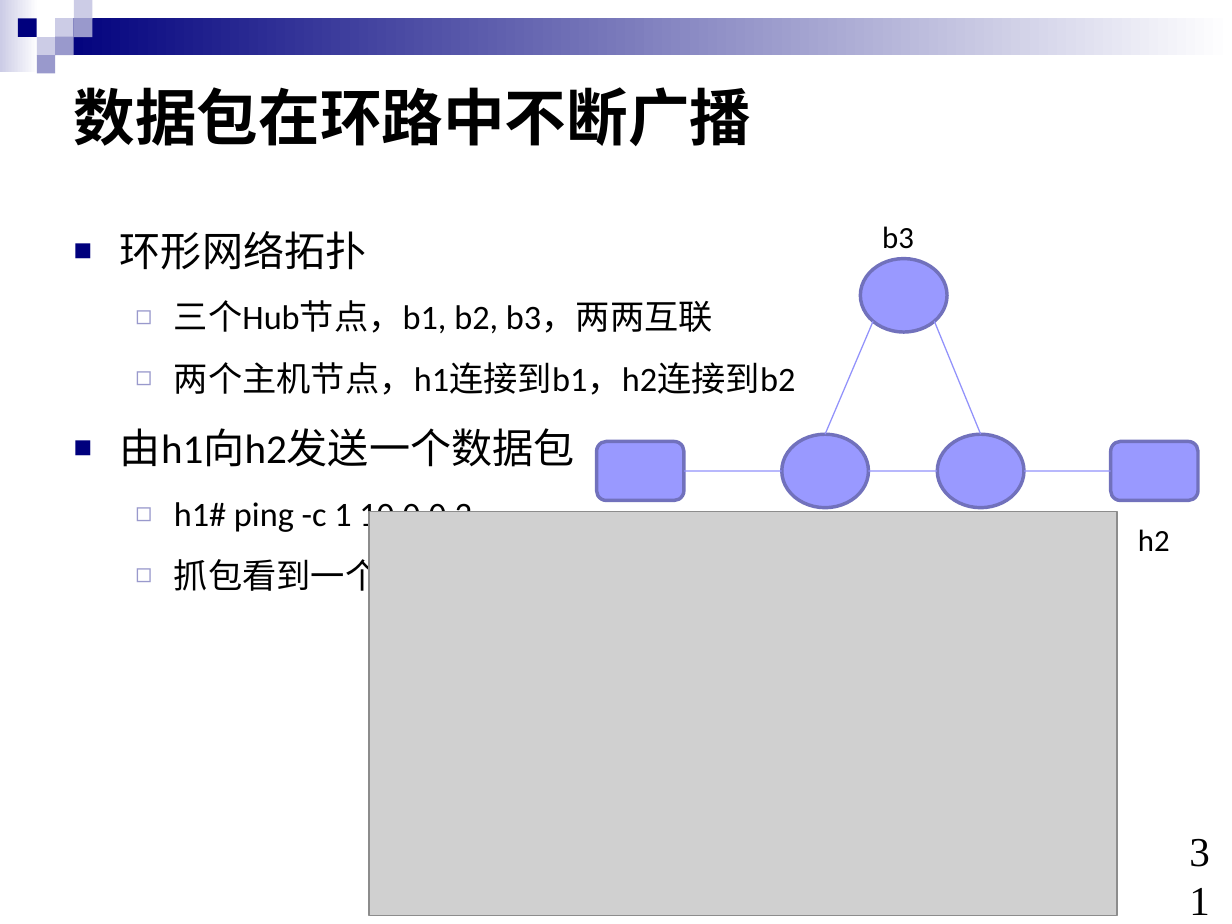
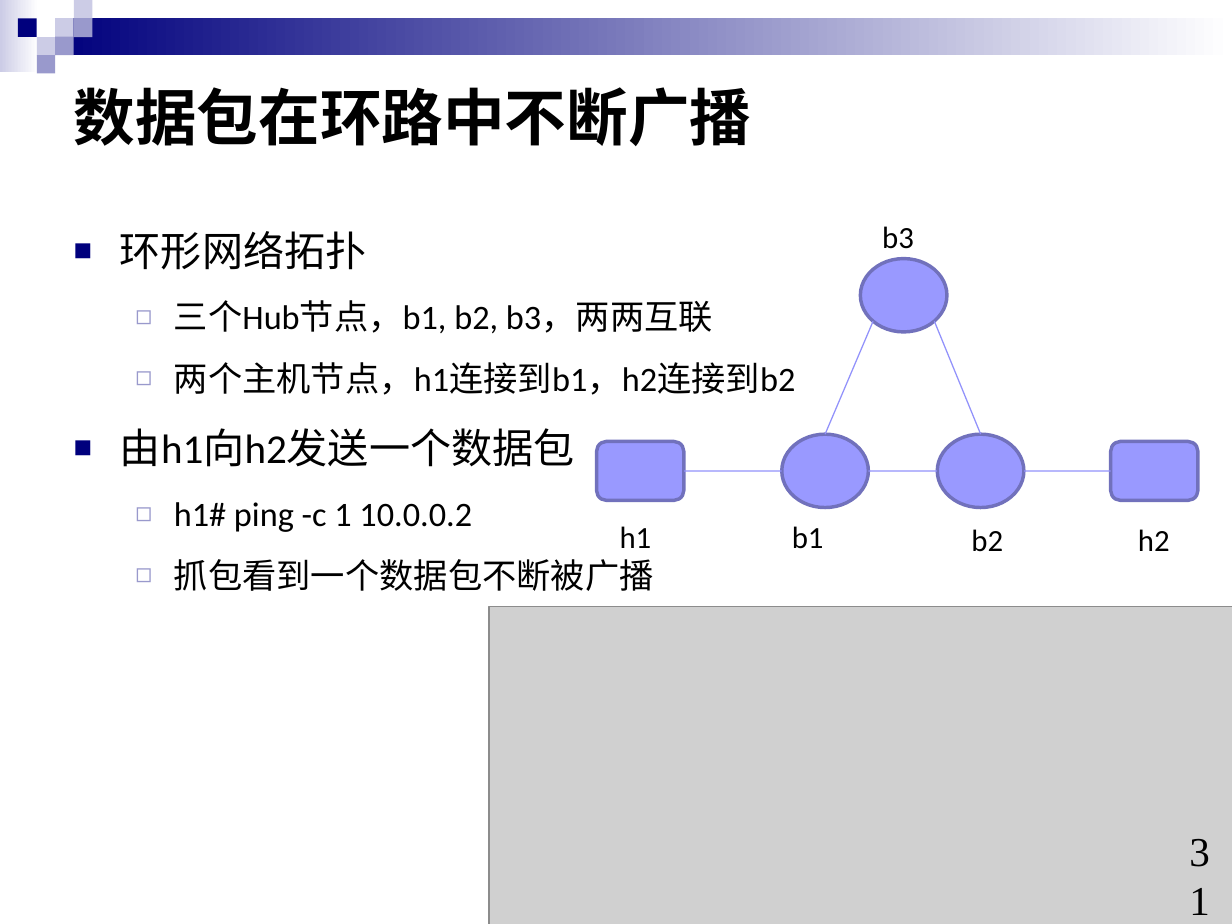
Before and after one commit to chen1287/compute-net, a slide deck: slide 31 of 实验1：交换机转发与生成树机制实验.pptx. Drawn at 1232x924 pixels with LibreOffice and Linux fonts; fonts in the diff are those of the drawing; grey boxes stand for pictures. Boxes give left, top, right and bottom in pixels: in the first picture for what was removed or moved away, otherwise in the second. Text is boxed around its words. In the diff, an @@ line names an element or a change of style, - is before the commit and + after.

```diff
--- a/实验1：交换机转发与生成树机制实验.pptx
+++ b/实验1：交换机转发与生成树机制实验.pptx
@@ text "环形网络拓扑" rewrapped from <box>120,231,796,597</box> to <box>120,231,796,591</box> @@
@@ text added at <box>620,526,652,548</box>, 18 pt, text #000000 @@
+h1
@@ text added at <box>792,526,824,549</box>, 18 pt, text #000000 @@
+b1
@@ text added at <box>971,529,1003,552</box>, 18 pt, text #000000 @@
+b2
@@ picture: place and size @@
-picture at <box>370,511,1117,915</box>
+picture at <box>489,606,1232,924</box>
```
Also in this commit, not shown: 27 other slides changed, 30 other files.
